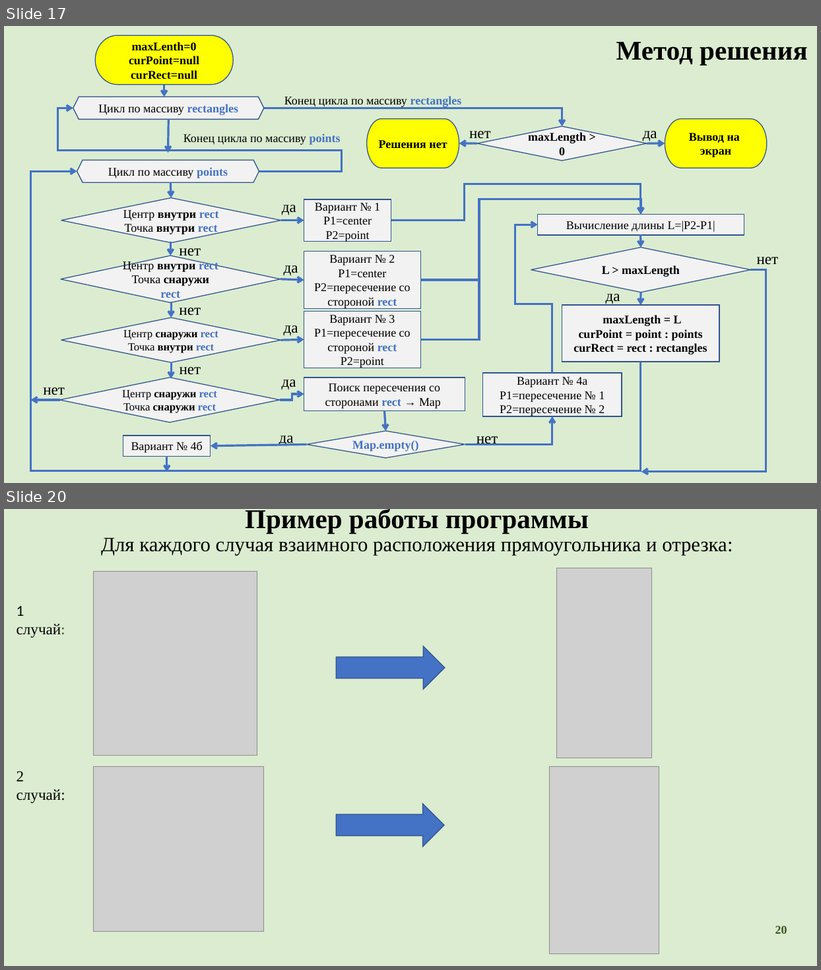
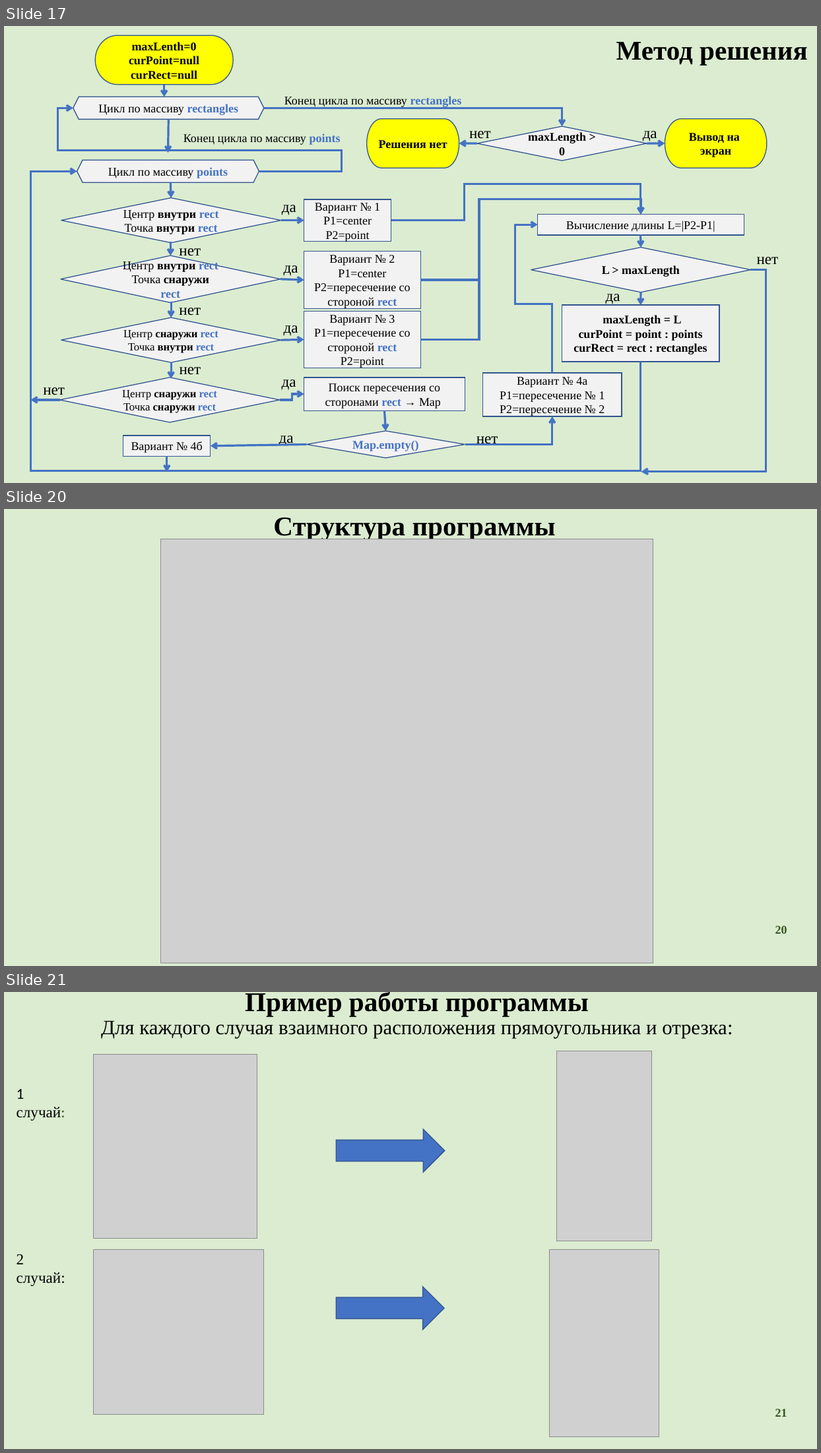
Before and after one commit to artem-239/individual_project_geometry, a slide deck: презентация/Нахождение отрезка_конечная Версия-4.pptx. Shown one above the other, each under a label of ours: slides 17 and 20 before the commit, slides 17, 20 and 21 after it; the slides between them are not shown. The pictures are 821x970 and 821x1453 pixels, drawn with LibreOffice and Linux fonts; fonts in the diff are those of the drawing; grey boxes stand for pictures. Boxes give left, top, right and bottom in pixels: in the first picture for what was removed or moved away, otherwise in the second. Text is boxed around its words. In the diff, an @@ line names an element or a change of style, - is before the commit and + after.

```diff
--- a/презентация/Нахождение отрезка_конечная Версия-4.pptx
+++ b/презентация/Нахождение отрезка_конечная Версия-4.pptx
@@ slide 20 added at box(4, 509, 817, 966), background #DBECD0 @@
@@ title added at box(273, 518, 556, 539), 32 pt, text #000000, bold @@
+Структура программы
@@ picture added at box(161, 539, 653, 964) @@
@@ page number added at box(776, 926, 787, 934), 14 pt, text #385723, bold @@
+20
@@ what was slide 20 is now slide 21 @@
@@ page number at box(776, 1409, 787, 1417): text changed @@
-20
+21
```
Also in this commit, not shown: 2 slides changed, 15 other files.
